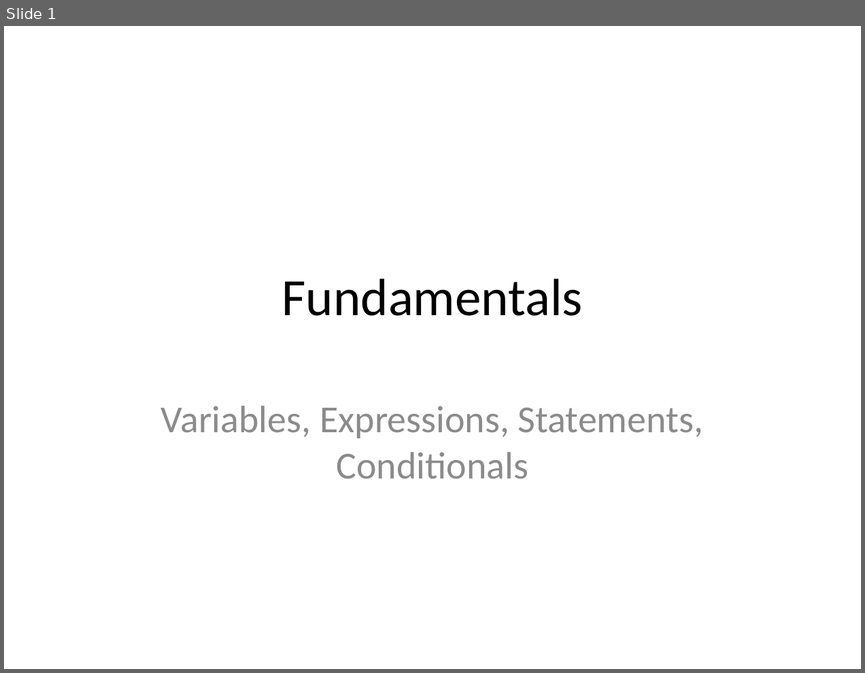
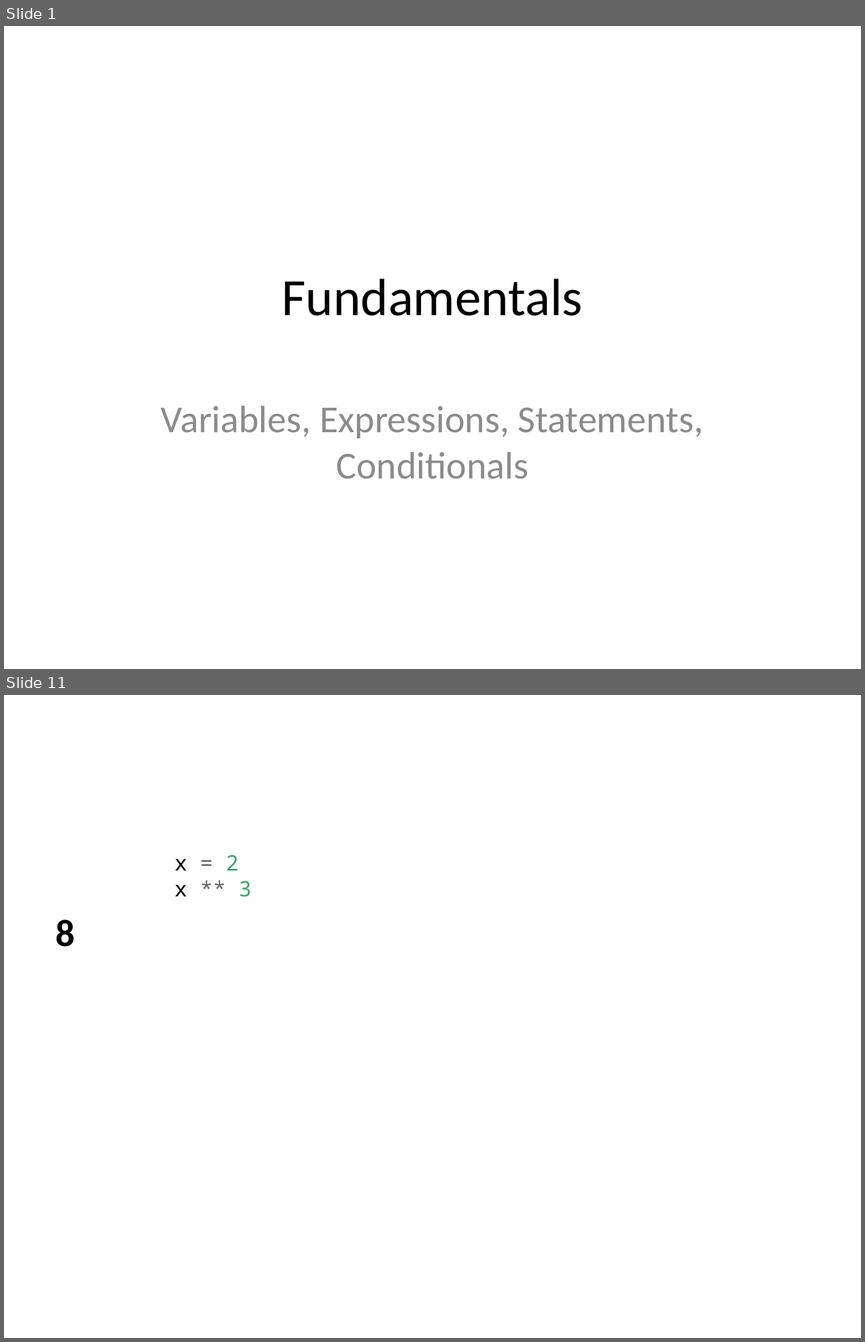
Before and after one commit to edsu/inst326, a slide deck: modules/module01/slides.pptx. Shown one above the other, each under a label of ours: slide 1 before the commit, slides 1 and 11 after it; the slides between them are not shown. The pictures are 865x673 and 865x1342 pixels, drawn with LibreOffice and Linux fonts; fonts in the diff are those of the drawing. Boxes give left, top, right and bottom in pixels: in the first picture for what was removed or moved away, otherwise in the second. Text is boxed around its words. In the diff, an @@ line names an element or a change of style, - is before the commit and + after.

```diff
--- a/modules/module01/slides.pptx
+++ b/modules/module01/slides.pptx
@@ slide 11 added at (x1=4, y1=695, x2=861, y2=1338), background #FFFFFF @@
@@ text added at (x1=56, y1=855, x2=252, y2=947), 18 pt, text #000000 @@
+x = 2
+x ** 3
+8
```
Also in this commit, not shown: 6 slides changed, 14 other slides added, 3 slides removed, 4 other files.
